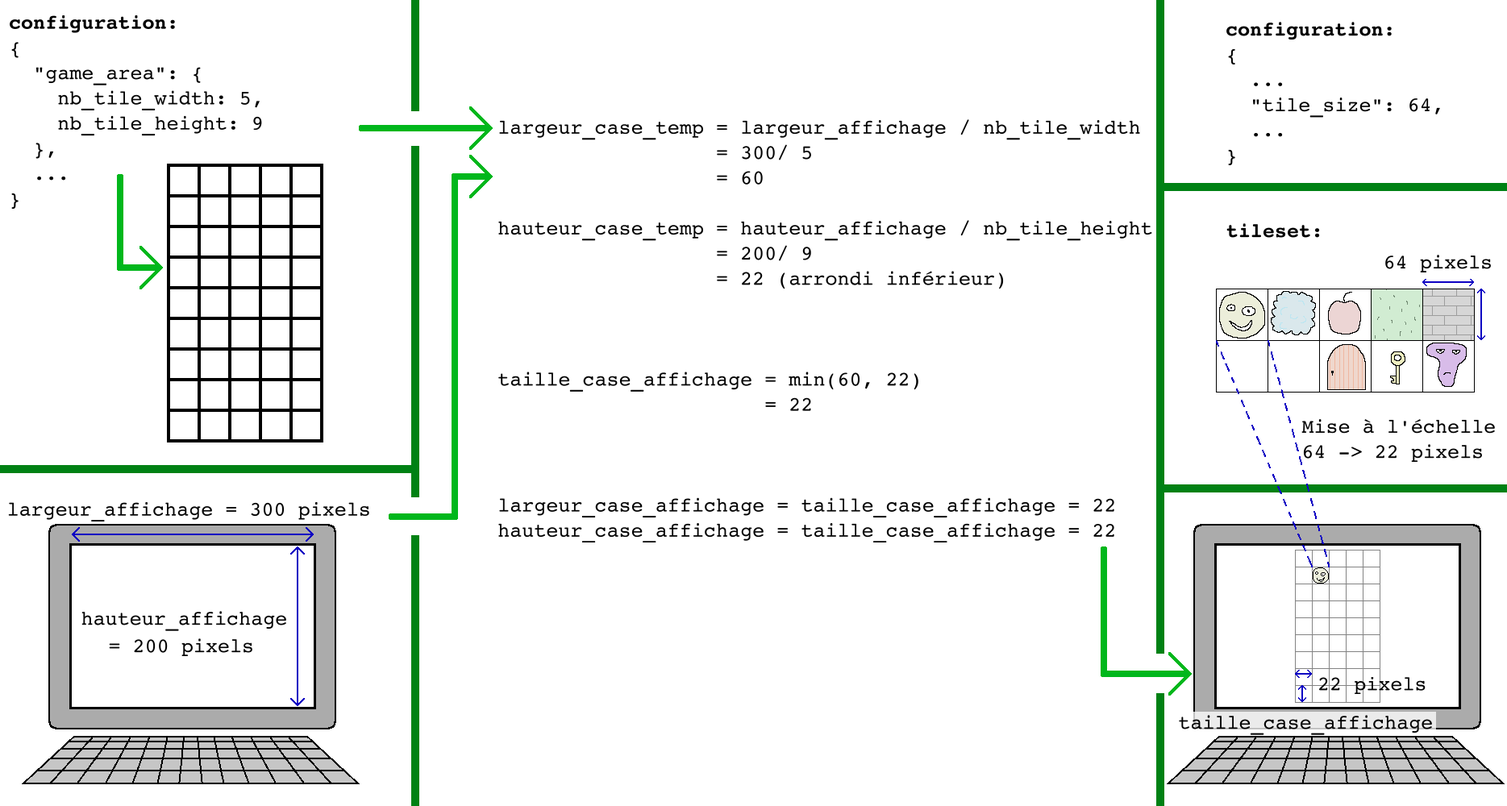
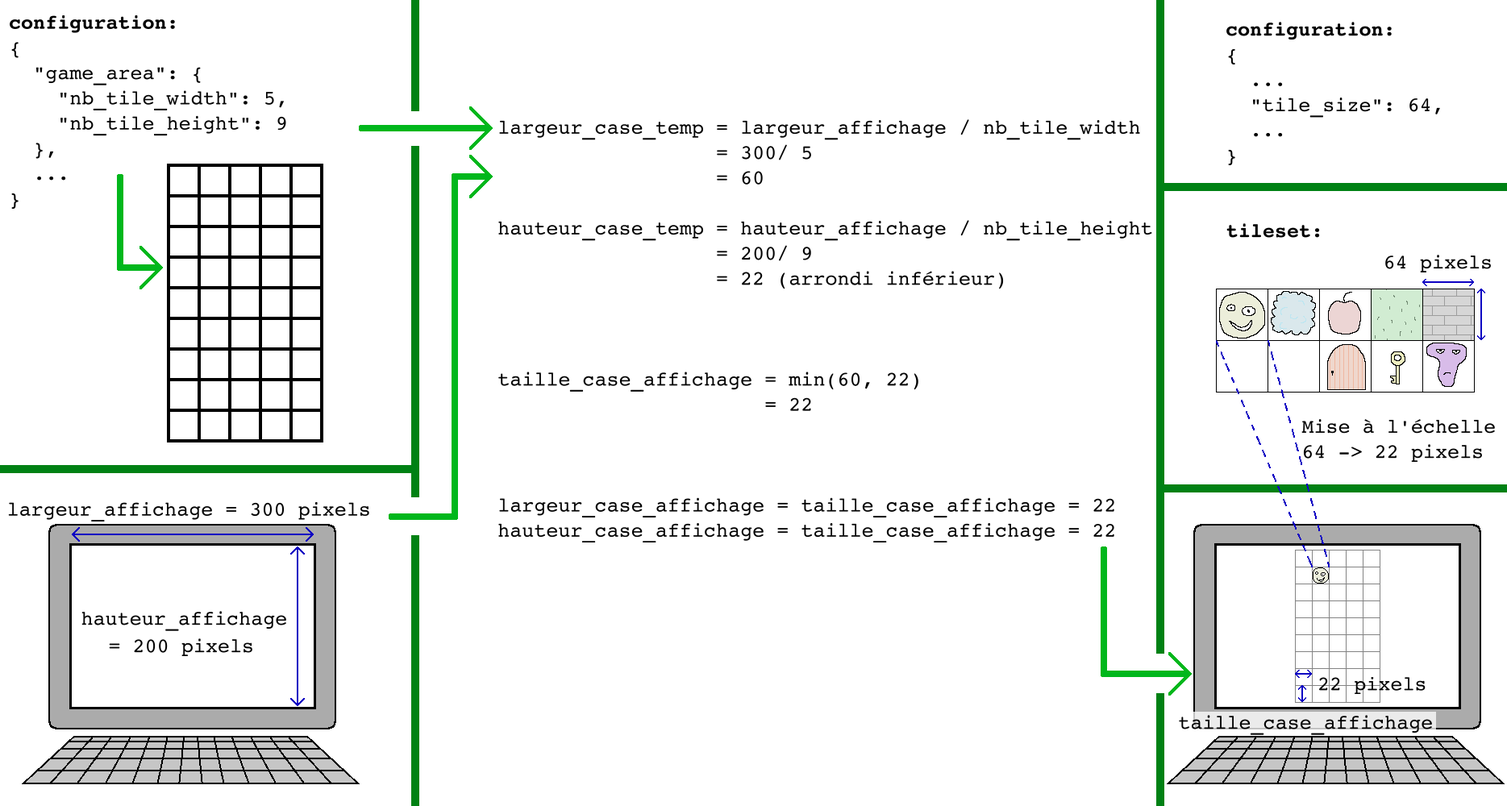
Two versions of the same layered image (1507x806). Layer-by-layer changes:
painted on "Calque de dessin 2" over [58, 90, 287, 137]
painted on "Calque de dessin 1" over [58, 103, 287, 137]
